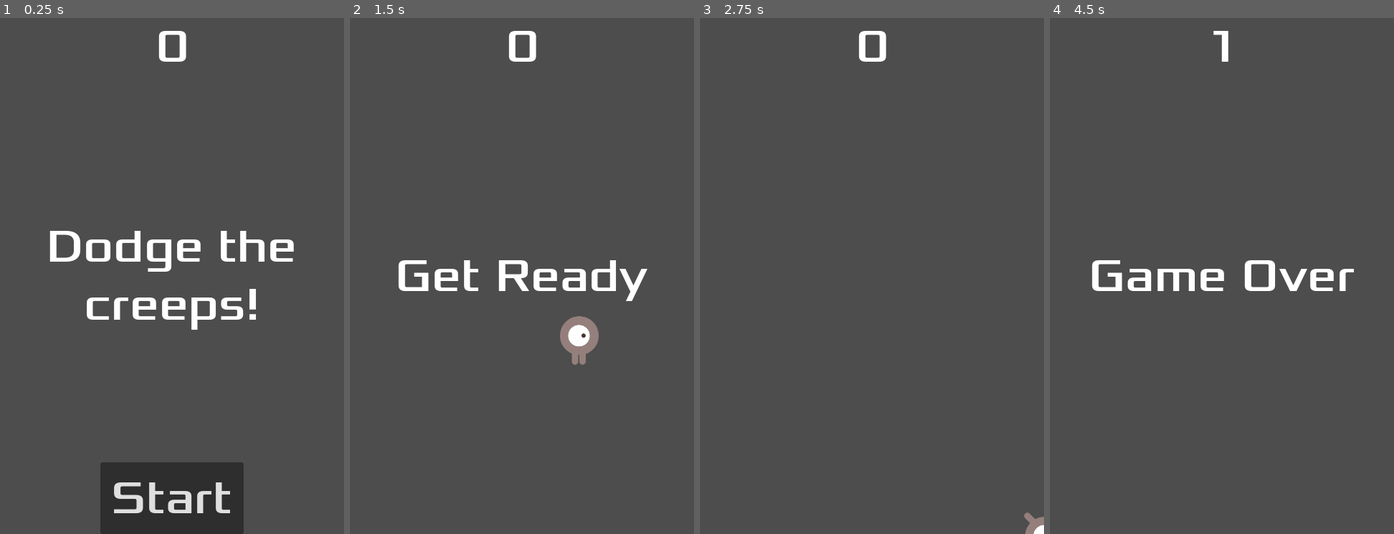
Above: before the commit, frames 1-4 (left to right).
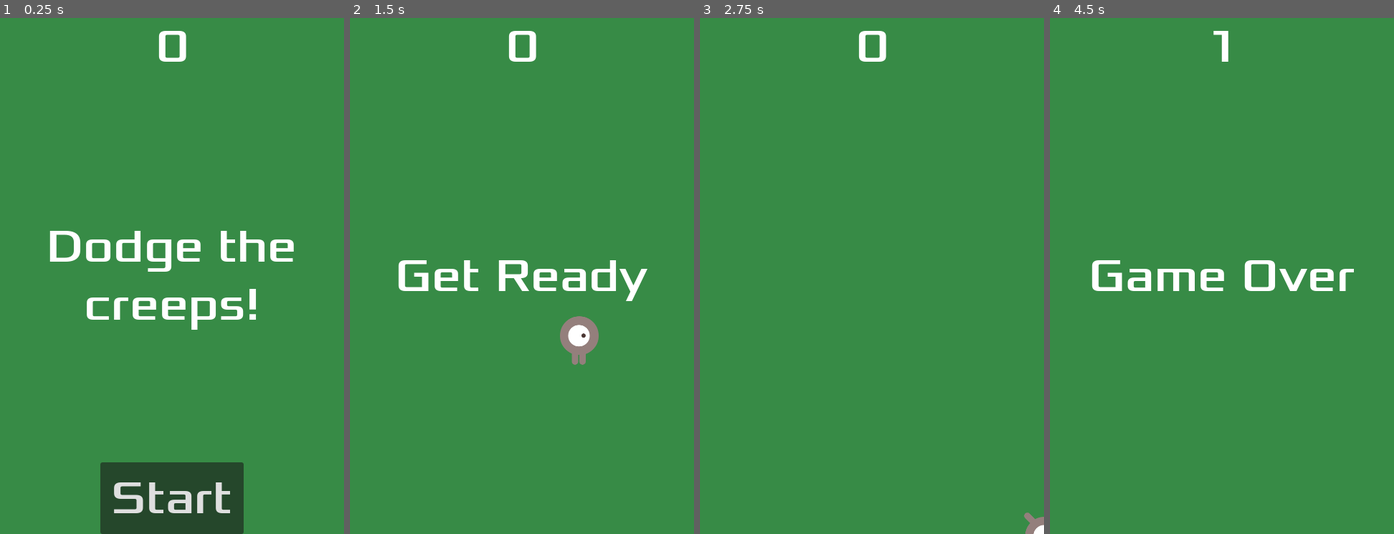
Above: after the commit, the same moments.

Repository: hilanmiao/dodge_the_creeps
Game: Godot game, scene res://main.tscn
Same seed, same stepped clock (60 frames per second), same inputs: the game is played once before the commit and once after it.
Inputs:
- Up to frame 1 (0.25 s): no input
- Up to frame 2 (1.5 s): click "Start" at 0.5 s; tap Enter at 1.25 s; hold Right (move_right) from 1.28 s (still down)
- Up to frame 3 (2.75 s): release Right (move_right) at 2.03 s; hold Down (move_down) from 2.03 s (still down)
- Up to frame 4 (4.5 s): release Down (move_down) at 2.78 s; hold Right (move_right) 2.78-3.53 s; hold Up (move_up) 3.53-4.28 s; hold Left (move_left) from 4.28 s (still down)

The runs differ from the first frame. In frame 1, 96% of the frame differs, in the area x 0-100%, y 0-100%; in frame 2, 97%; in frame 3, 100%; in frame 4, 98%.

Commit message:
feature: 完善HUD场景

Diff:
--- a/hud.tscn
+++ b/hud.tscn
@@ -1,7 +1,13 @@
-[gd_scene load_steps=3 format=3 uid="uid://cenlwli346mwj"]
+[gd_scene load_steps=5 format=3 uid="uid://cenlwli346mwj"]
 
 [ext_resource type="FontFile" uid="uid://cit6gwe5px1q8" path="res://fonts/Xolonium-Regular.ttf" id="1_5cqtd"]
 [ext_resource type="Script" path="res://hud.gd" id="1_lvpvt"]
+
+[sub_resource type="InputEventAction" id="InputEventAction_6h75o"]
+action = &"start_game"
+
+[sub_resource type="Shortcut" id="Shortcut_w11ex"]
+events = [SubResource("InputEventAction_6h75o")]
 
 [node name="HUD" type="CanvasLayer"]
 script = ExtResource("1_lvpvt")
@@ -53,6 +59,7 @@
 grow_vertical = 0
 theme_override_fonts/font = ExtResource("1_5cqtd")
 theme_override_font_sizes/font_size = 64
+shortcut = SubResource("Shortcut_w11ex")
 text = "Start"
 
 [node name="MessageTimer" type="Timer" parent="."]
--- a/main.gd
+++ b/main.gd
@@ -18,14 +18,21 @@
 	$ScoreTimer.stop()
 	$MobTimer.stop()
 	$HUD.show_game_over()
+	$Music.stop()
+	$DeathSound.play()
 
 
 func new_game():
+	# 移除旧的小兵
+	get_tree().call_group('mobs', 'queue_free')
+
 	score = 0
 	$Player.start($StartPosition.position)
 	$StartTimer.start()
 	$HUD.update_score(score)
 	$HUD.show_message('Get Ready')
+	$Music.play()
+
 
 func _on_mob_timer_timeout():
 	# 创建 Mob 场景的新实例
--- a/main.tscn
+++ b/main.tscn
@@ -1,9 +1,11 @@
-[gd_scene load_steps=6 format=3 uid="uid://4qk2kd1x8c70"]
+[gd_scene load_steps=8 format=3 uid="uid://4qk2kd1x8c70"]
 
 [ext_resource type="Script" path="res://main.gd" id="1_5p8ak"]
 [ext_resource type="PackedScene" uid="uid://vb5m7qscfnxe" path="res://player.tscn" id="1_g7tly"]
 [ext_resource type="PackedScene" uid="uid://c0blkuwrw3eq1" path="res://mob.tscn" id="2_q5wm1"]
 [ext_resource type="PackedScene" uid="uid://cenlwli346mwj" path="res://hud.tscn" id="4_d1o2l"]
+[ext_resource type="AudioStream" uid="uid://q2pf4fr8d0ks" path="res://art/House In a Forest Loop.ogg" id="5_p2js1"]
+[ext_resource type="AudioStream" uid="uid://dw26fpygeag8o" path="res://art/gameover.wav" id="6_ts60e"]
 
 [sub_resource type="Curve2D" id="Curve2D_gs5af"]
 _data = {
@@ -14,6 +16,14 @@
 [node name="Main" type="Node"]
 script = ExtResource("1_5p8ak")
 mob_scene = ExtResource("2_q5wm1")
+
+[node name="ColorRect" type="ColorRect" parent="."]
+anchors_preset = 15
+anchor_right = 1.0
+anchor_bottom = 1.0
+grow_horizontal = 2
+grow_vertical = 2
+color = Color(0.0627451, 1, 0.231373, 0.34902)
 
 [node name="Player" parent="." instance=ExtResource("1_g7tly")]
 
@@ -36,6 +46,12 @@
 
 [node name="HUD" parent="." instance=ExtResource("4_d1o2l")]
 
+[node name="Music" type="AudioStreamPlayer2D" parent="."]
+stream = ExtResource("5_p2js1")
+
+[node name="DeathSound" type="AudioStreamPlayer2D" parent="."]
+stream = ExtResource("6_ts60e")
+
 [connection signal="hit" from="Player" to="." method="game_over"]
 [connection signal="timeout" from="MobTimer" to="." method="_on_mob_timer_timeout"]
 [connection signal="timeout" from="ScoreTimer" to="." method="_on_score_timer_timeout"]
--- a/mob.tscn
+++ b/mob.tscn
@@ -48,7 +48,7 @@
 radius = 36.0
 height = 102.0
 
-[node name="Mob" type="RigidBody2D"]
+[node name="Mob" type="RigidBody2D" groups=["mobs"]]
 collision_mask = 0
 gravity_scale = 2.66454e-15
 script = ExtResource("1_t50px")
--- a/project.godot
+++ b/project.godot
@@ -43,3 +43,8 @@
 "events": [Object(InputEventKey,"resource_local_to_scene":false,"resource_name":"","device":0,"window_id":0,"alt_presse …(181 unchanged characters)…
 ]
 }
+start_game={
+"deadzone": 0.5,
+"events": [Object(InputEventKey,"resource_local_to_scene":false,"resource_name":"","device":0,"window_id":0,"alt_pressed":false,"shift_pressed":false,"ctrl_pressed":false,"meta_pressed":false,"pressed":false,"keycode":0,"physical_keycode":4194309,"key_label":0,"unicode":0,"echo":false,"script":null)
+]
+}
